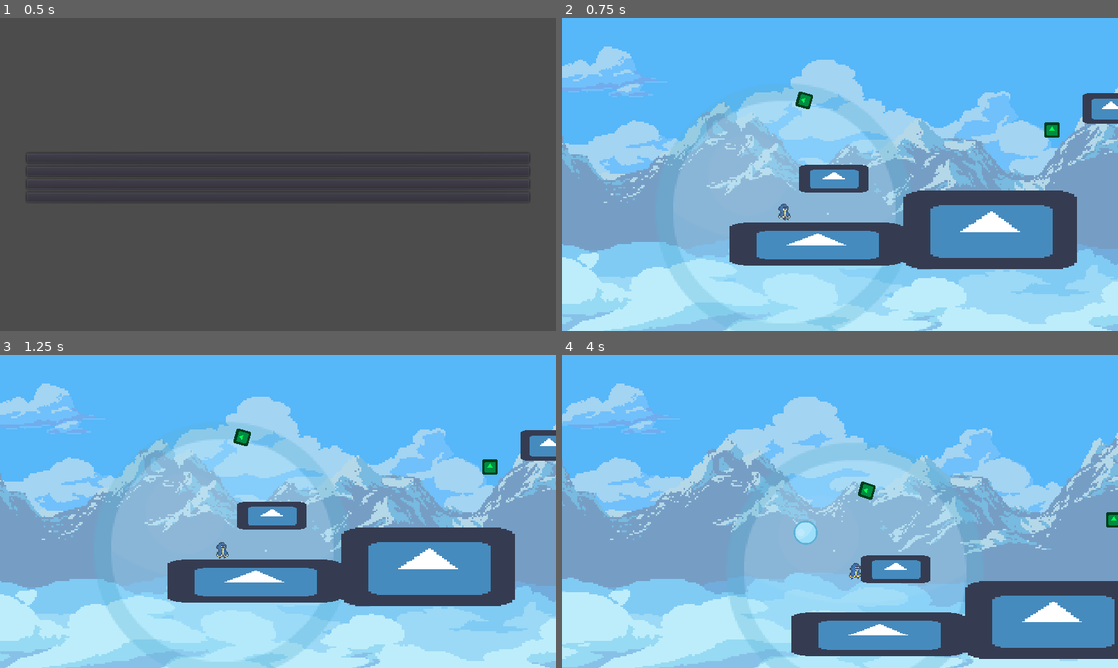
Above: before the commit, frames 1-4 (two rows, left to right).
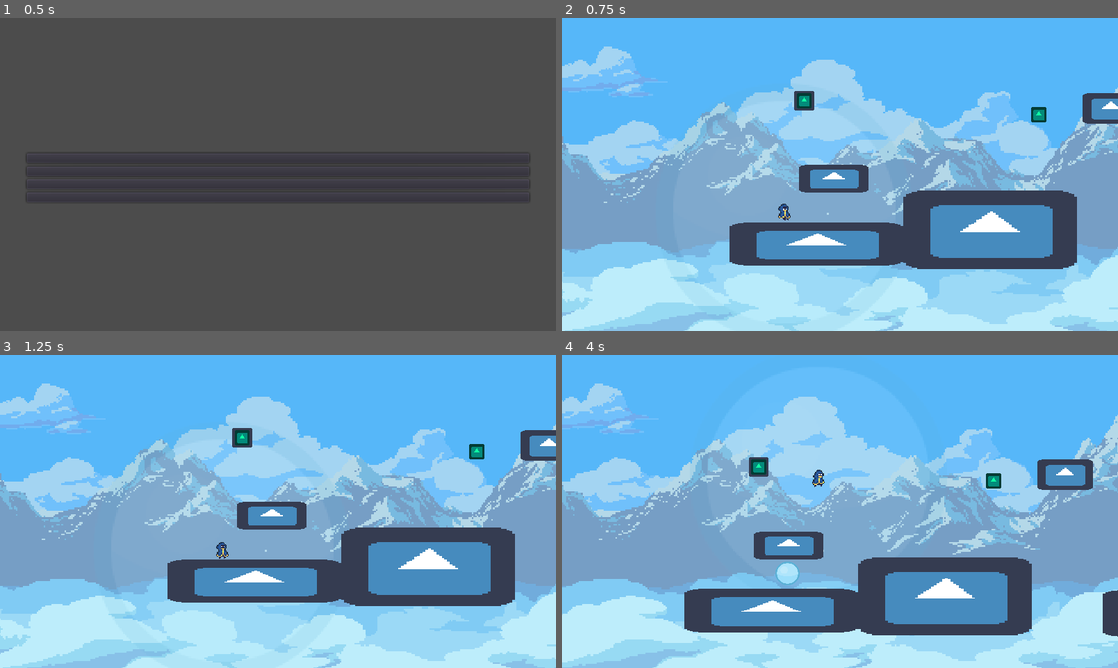
Above: after the commit, the same moments.

Repository: Vicentendistes/Juego-jueg-n-juegazo
Game: Godot game, scene res://ui/main_menu.tscn
Two runs of this game, one before a commit and one after it. Both use one fixed random seed, a clock stepped at 60 frames per second and the inputs below. The engine's default icon, where the game draws it, is replaced by a stand-in: a white triangle on a blue panel in a dark square.
Inputs (mouse positions are in pixels of both pictures, inside the frame that each line leads up to):
- Up to frame 1 (0.5 s): no input
- Up to frame 2 (0.75 s): click "Play" at 0.5 s
- Up to frame 3 (1.25 s): no input
- Up to frame 4 (4 s): move the mouse to (962, 495) at 1.27 s; hold D (move_right) 1.28-2.78 s; tap Q (attract) at 1.35, 2.3, 2.85, 3.8 s; tap Space (jump) at 1.52, 2.27, 3.77 s; tap E (push, bound only after the commit) at 1.55, 2.1, 3.05 s; move the mouse to (728, 527) at 2.02 s; move the mouse to (895, 442) at 2.77 s; hold A (move_left) 2.78-3.53 s; move the mouse to (812, 574) at 3.52 s; hold D (move_right) from 3.53 s (still down); click (812, 574) at 3.6 s

Frame 1 is identical in both runs. In frame 2, 9.8% of the frame differs, in the area x 0-100%, y 23-100%; in frame 3, 9.8%; in frame 4, 36%, in the area x 0-100%, y 9-100%.

Commit message:
cambios estéticos mínimos

Diff:
--- a/project.godot
+++ b/project.godot
@@ -90,6 +90,12 @@
 , Object(InputEventJoypadButton,"resource_local_to_scene":false,"resource_name":"","device":0,"button_index":5,"pressure":0.0,"pressed":false,"script":null)
  ]
 }
+push={
+"deadzone": 0.5,
+"events": [ Object(InputEventKey,"resource_local_to_scene":false,"resource_name":"","device":0,"alt":false,"shift":false,"control":false,"meta":false,"command":false,"pressed":false,"scancode":0,"physical_scancode":69,"unicode":0,"echo":false,"script":null)
+, Object(InputEventJoypadButton,"resource_local_to_scene":false,"resource_name":"","device":0,"button_index":4,"pressure":0.0,"pressed":false,"script":null)
+ ]
+}
 
 [layer_names]
 
--- a/scenes/Main.tscn
+++ b/scenes/Main.tscn
@@ -86,8 +86,8 @@
 texture = ExtResource( 2 )
 
 [node name="Floor5" type="StaticBody2D" parent="Floors"]
-position = Vector2( 537, 79 )
-scale = Vector2( 6.11832, 2.75317 )
+position = Vector2( 528, 74 )
+scale = Vector2( 6.28232, 1.50294 )
 __meta__ = {
 "_edit_group_": true
 }
@@ -157,7 +157,12 @@
 }
 
 [node name="Icon" type="Sprite" parent="Imantado"]
-modulate = Color( 0, 1, 0.345098, 1 )
+self_modulate = Color( 1, 1, 1, 0 )
+scale = Vector2( 0.28125, 0.28125 )
+texture = ExtResource( 2 )
+
+[node name="Icon2" type="Sprite" parent="Imantado"]
+modulate = Color( 0.0588235, 1, 0.647059, 1 )
 scale = Vector2( 0.21875, 0.21875 )
 texture = ExtResource( 2 )
 
@@ -165,7 +170,7 @@
 shape = SubResource( 3 )
 
 [node name="Imantado2" type="StaticBody2D" parent="."]
-position = Vector2( 375, -52 )
+position = Vector2( 363, -66 )
 collision_layer = 2
 collision_mask = 2
 __meta__ = {
@@ -173,9 +178,35 @@
 }
 
 [node name="Icon" type="Sprite" parent="Imantado2"]
-modulate = Color( 0, 1, 0.345098, 1 )
+self_modulate = Color( 1, 1, 1, 0 )
+scale = Vector2( 0.28125, 0.28125 )
+texture = ExtResource( 2 )
+
+[node name="Icon2" type="Sprite" parent="Imantado2"]
+modulate = Color( 0.0588235, 1, 0.647059, 1 )
 scale = Vector2( 0.21875, 0.21875 )
 texture = ExtResource( 2 )
 
 [node name="CollisionShape2D" type="CollisionShape2D" parent="Imantado2"]
 shape = SubResource( 3 )
+
+[node name="Imantado3" type="StaticBody2D" parent="."]
+position = Vector2( 826, 11 )
+collision_layer = 2
+collision_mask = 2
+__meta__ = {
+"_edit_group_": true
+}
+
+[node name="Icon" type="Sprite" parent="Imantado3"]
+modulate = Color( 1, 1, 1, 0 )
+scale = Vector2( 0.28125, 0.28125 )
+texture = ExtResource( 2 )
+
+[node name="Icon2" type="Sprite" parent="Imantado3"]
+modulate = Color( 0.0588235, 1, 0.647059, 1 )
+scale = Vector2( 0.21875, 0.21875 )
+texture = ExtResource( 2 )
+
+[node name="CollisionShape2D" type="CollisionShape2D" parent="Imantado3"]
+shape = SubResource( 3 )
--- a/scenes/charlie.gd
+++ b/scenes/charlie.gd
@@ -27,7 +27,8 @@
 
 	var move_input = Input.get_axis("move_left", "move_right")
 	velocity.x = move_toward(velocity.x, move_input * SPEED, ACCELERATION*delta)
-	velocity.y +=  GRAVITY
+	if velocity.y < 500:
+		velocity.y +=  GRAVITY
 
 	if timer > 0:
 		timer -= delta/JUMP_TIME
@@ -48,6 +49,13 @@
 		if array != []:
 			var iman = array[0]
 			var direction = iman.position - position
+			direction = direction / (pow(iman.position.x - position.x, 2) + pow(iman.position.y - position.y, 2))
+			velocity += direction.normalized()*FORCE
+
+	if Input.is_action_just_pressed("push"):
+		if array != []:
+			var iman = array[0]
+			var direction = position - iman.position
 			direction = direction / (pow(iman.position.x - position.x, 2) + pow(iman.position.y - position.y, 2))
 			velocity += direction.normalized()*FORCE
 
@@ -74,17 +82,15 @@
 
 
 
-
+#Alcance de la fuerza
 func _on_Area2D_body_entered(body: Node):
-	body.rotation = 5
+	var sprite = body.get_node("Icon")
+	sprite.self_modulate = Color(1, 1, 1)
 	if not (body in array):
 		array.append(body)
-	print("ha entrado")
-	print(array)
 
 func _on_Area2D_body_exited(body: Node):
-	body.rotation = 0
+	var sprite = body.get_node("Icon")
+	sprite.self_modulate = Color(1, 1, 1, 0)
 	if body in array:
 		array.erase(body)
-		print("se ha ido")
-		print(array)
--- a/scenes/charlie.tscn
+++ b/scenes/charlie.tscn
@@ -288,7 +288,6 @@
 drag_margin_h_enabled = true
 drag_margin_v_enabled = true
 smoothing_enabled = true
-smoothing_speed = 4.0
 editor_draw_drag_margin = true
 
 [node name="ParallaxBackground" type="ParallaxBackground" parent="Pivot/CameraOffset/Camera2D"]
@@ -345,7 +344,7 @@
 centered = false
 
 [node name="ParallaxLayer5" type="ParallaxLayer" parent="Pivot/CameraOffset/Camera2D/ParallaxBackground"]
-motion_scale = Vector2( 0.3, 0 )
+motion_scale = Vector2( 0.4, 0 )
 motion_mirroring = Vector2( 576, 0 )
 
 [node name="Sprite" type="Sprite" parent="Pivot/CameraOffset/Camera2D/ParallaxBackground/ParallaxLayer5"]
@@ -355,7 +354,7 @@
 centered = false
 
 [node name="ParallaxLayer6" type="ParallaxLayer" parent="Pivot/CameraOffset/Camera2D/ParallaxBackground"]
-motion_scale = Vector2( 0.5, 0 )
+motion_scale = Vector2( 0.7, 0 )
 motion_mirroring = Vector2( 576, 0 )
 
 [node name="Sprite" type="Sprite" parent="Pivot/CameraOffset/Camera2D/ParallaxBackground/ParallaxLayer6"]
@@ -388,6 +387,6 @@
 shape = SubResource( 22 )
 
 [node name="BallBlue10" type="Sprite" parent="Area2D"]
-self_modulate = Color( 1, 1, 1, 0.329412 )
+self_modulate = Color( 1, 1, 1, 0.14902 )
 scale = Vector2( 1.6, 1.6 )
 texture = ExtResource( 14 )
